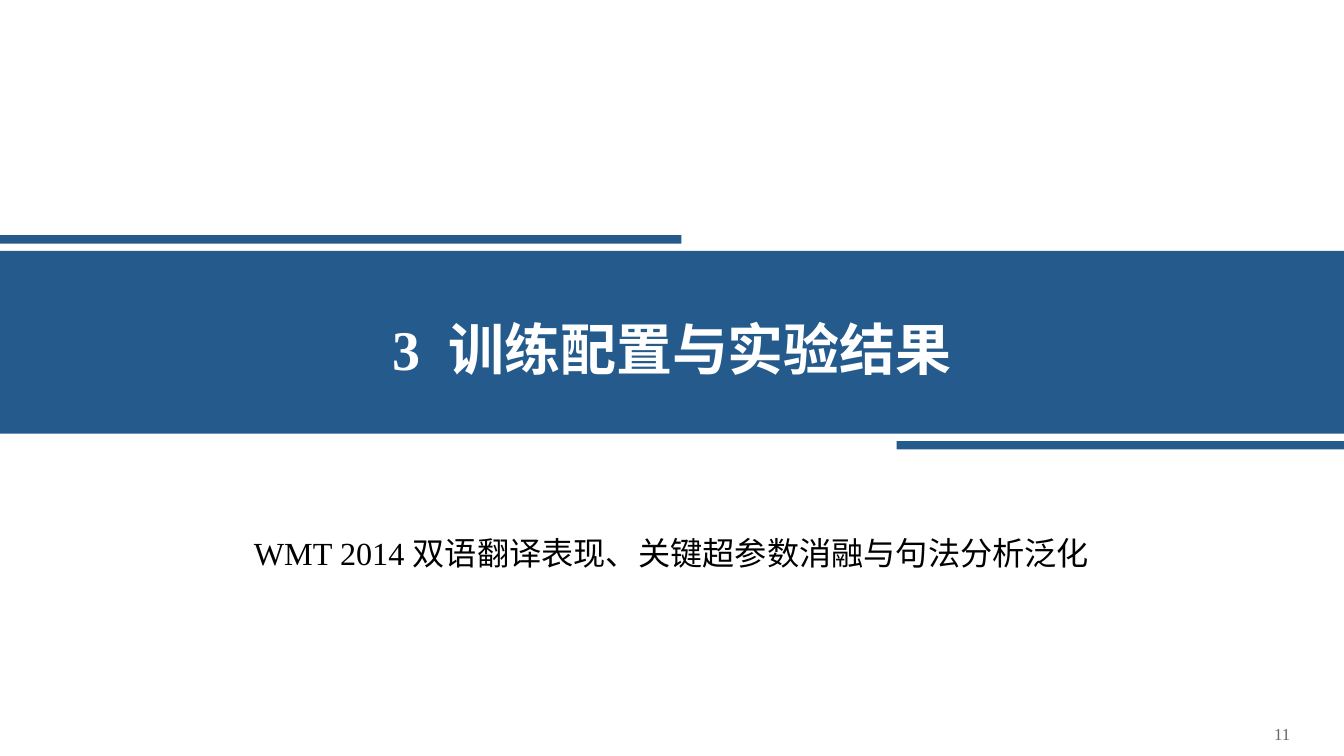
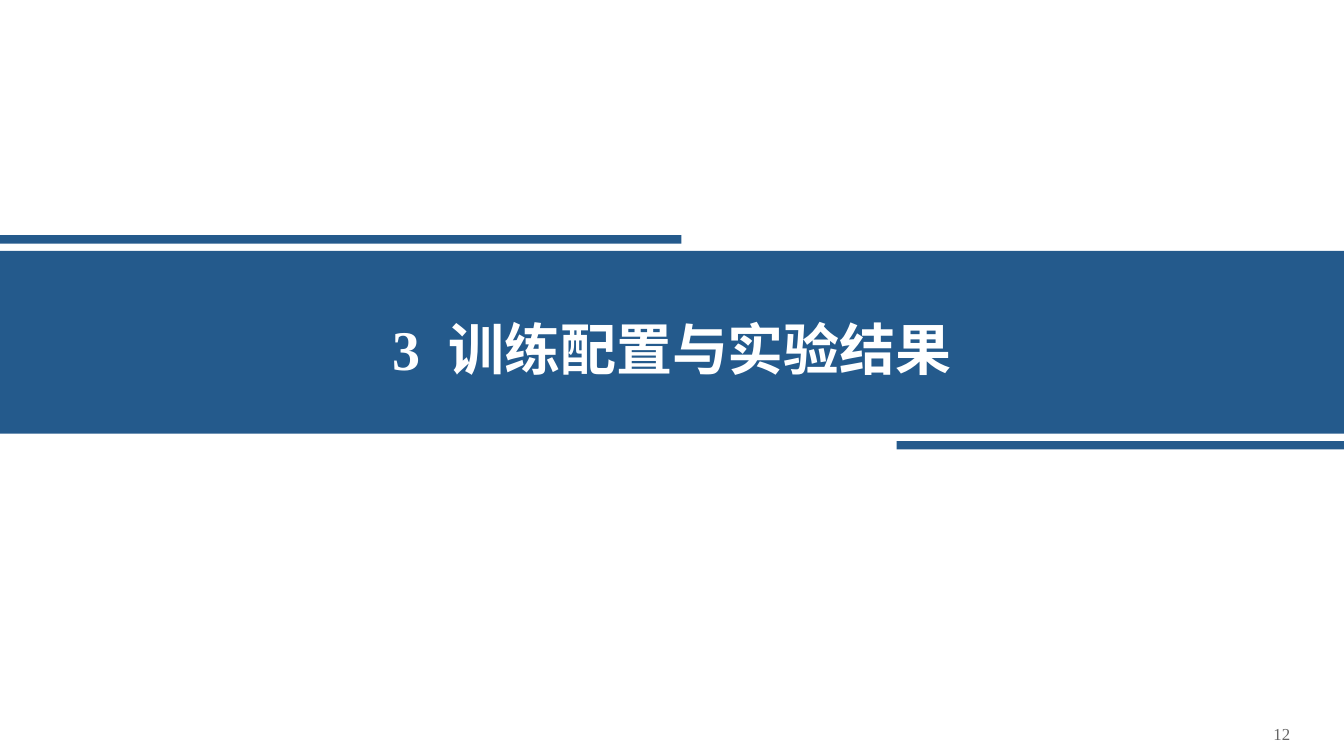
Before and after one commit to Starxy/skills, a slide deck: slide 12 of skills/ppt-craft/assets/academic-blue-template.pptx (slide 11 before the commit). Drawn at 1344x756 pixels with LibreOffice and Linux fonts; fonts in the diff are those of the drawing. Boxes give left, top, right and bottom in pixels: in the first picture for what was removed or moved away, otherwise in the second. Text is boxed around its words. In the diff, an @@ line names an element or a change of style, - is before the commit and + after.

```diff
--- a/skills/ppt-craft/assets/academic-blue-template.pptx
+++ b/skills/ppt-craft/assets/academic-blue-template.pptx
@@ text removed at <box>254,538,1089,568</box> @@
-WMT 2014 双语翻译表现、关键超参数消融与句法分析泛化
@@ text at <box>1273,729,1290,740</box>: text changed @@
-11
+12
```
Also in this commit, not shown: 16 other slides changed, 1 slide added, 6 other files.
